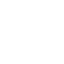
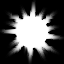
Before/after of a 64px x 64px layered artwork. What changed in the layer stack:
added layer "BG" over [left=0, top=0, right=64, bottom=64]
